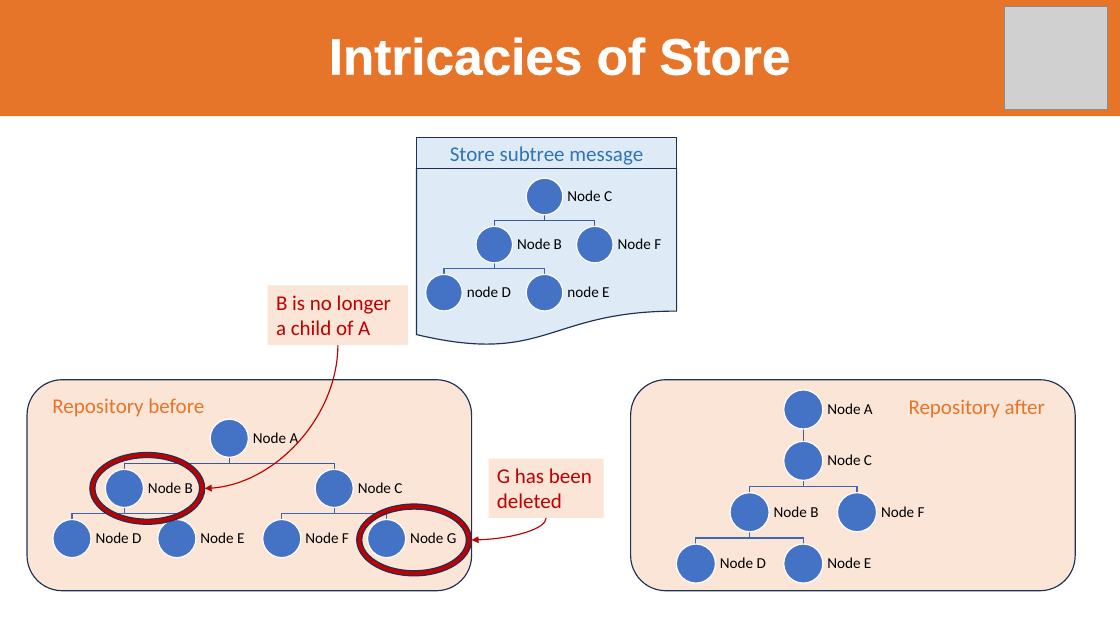
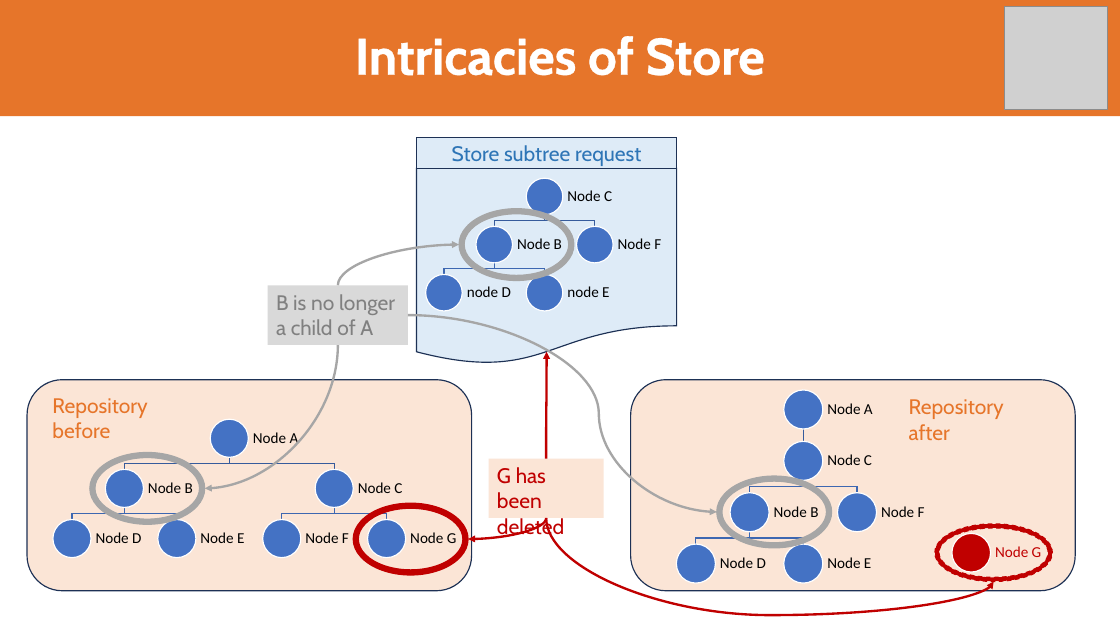
Before and after one commit to LionWeb-io/specification, a slide deck: slide 17 of resources/LangDev 2024 Talk.pptx. Drawn at 1120x630 pixels with LibreOffice and Linux fonts; fonts in the diff are those of the drawing; grey boxes stand for pictures; background and template pictures are left out. Boxes give left, top, right and bottom in pixels: in the first picture for what was removed or moved away, otherwise in the second. Text is boxed around its words. In the diff, an @@ line names an element or a change of style, - is before the commit and + after.

```diff
--- a/resources/LangDev 2024 Talk.pptx
+++ b/resources/LangDev 2024 Talk.pptx
@@ title "Intricacies of Store" at [0,0,1120,116]: font Arial to Cabin @@
@@ text in rectangle at [452,145,641,166]: text changed; font Calibri to Cabin @@
-Store subtree message
+Store subtree request
@@ flow chart document: place and size @@
-flow chart document at [417,168,677,346]
+flow chart document at [417,168,677,365]
@@ rectangle "B is no longer a ..." at [268,286,408,345]: font Calibri to Cabin, text colour #C00000 to #808080; fill #FBE5D6 to #D9D9D9 @@
@@ group added at [338,208,832,549]: 2 donuts, 2 curved arrows @@
@@ curved arrow (338, 344) - (205, 488): stroke #C00000 1 pt to #A6A6A6 2 pt @@
@@ group added at [546,352,1053,615]: 2 curved arrows, 1 ellipse, 1 text, 1 donut @@
+Node G
@@ font Calibri to Cabin in 3 elements at [489,459,604,518], [909,399,1004,440], [52,398,147,438] @@
@@ donut at [90,453,205,525]: fill #C00000 to #A6A6A6; outline #1E3256 1 pt to #A6A6A6 1 pt @@
@@ donut at [354,503,469,576]: outline #1E3256 1 pt to #C00000 1 pt @@
@@ curved arrow moved from (546, 518) - (471, 540) to (546, 518) - (468, 539) @@
@@ curved arrow (546, 518) - (468, 539): stroke #C00000 1 pt to #C00000 2 pt @@
```
Also in this commit, not shown: 31 other slides changed.
